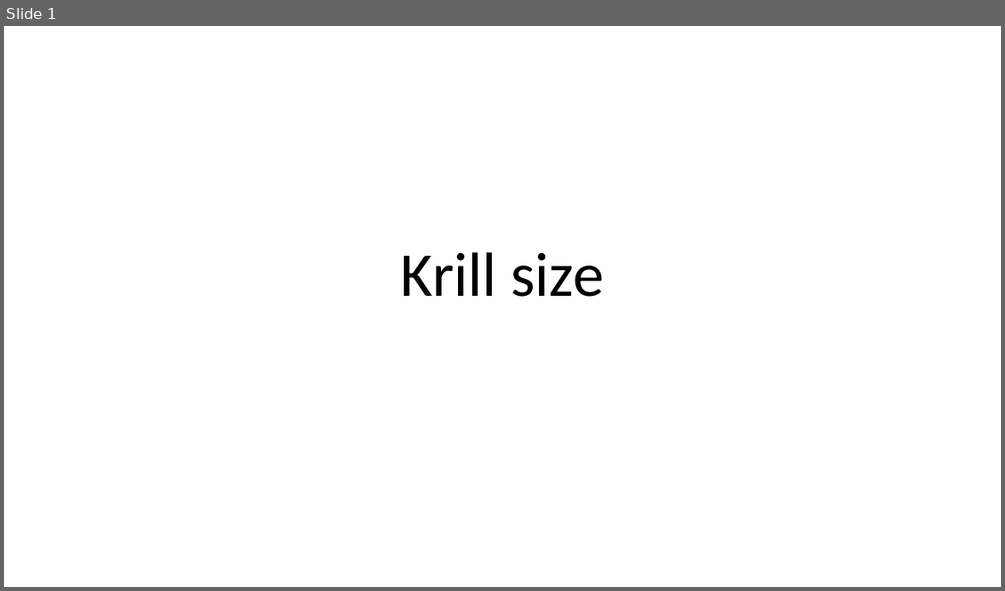
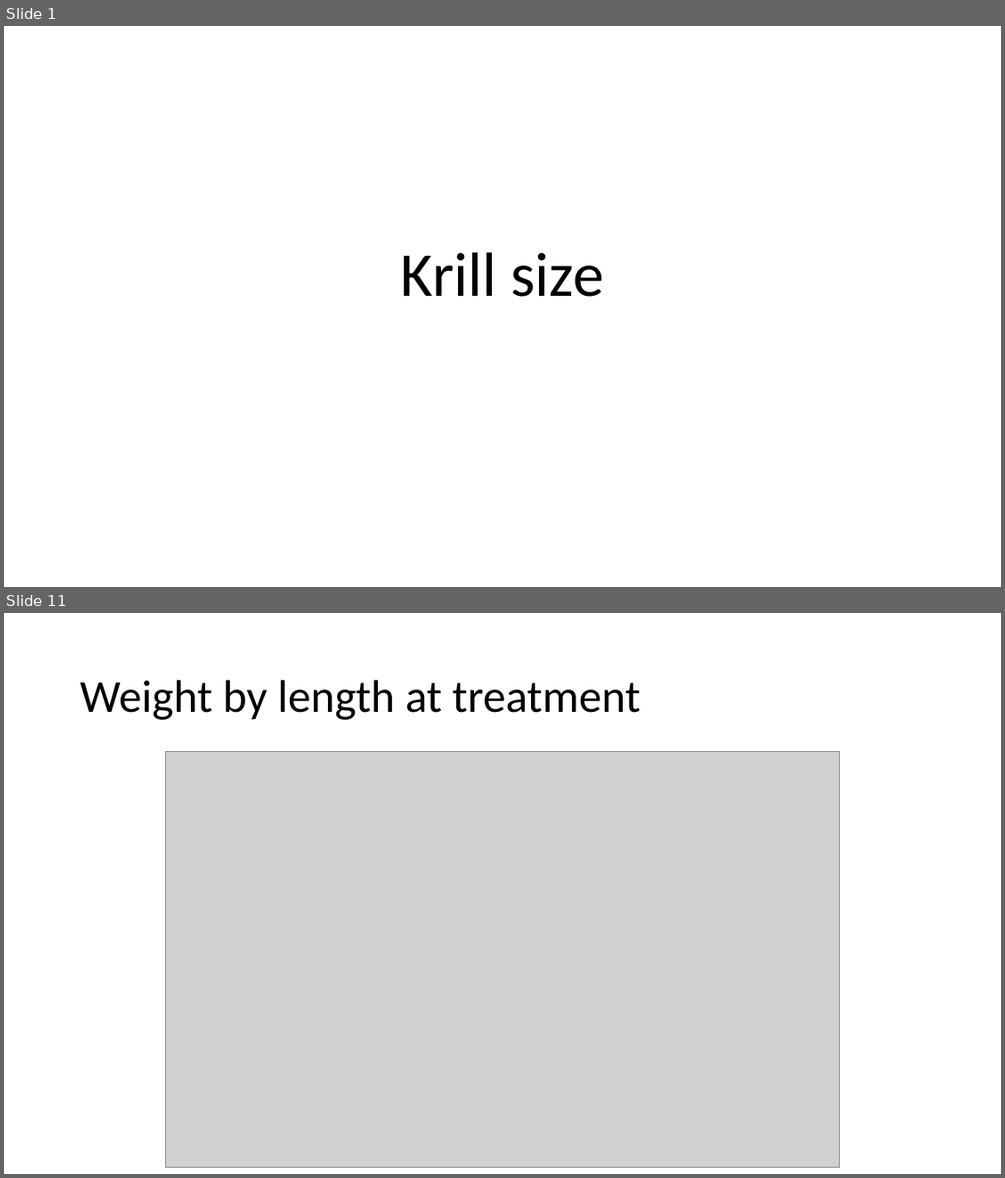
Before and after one commit to NWFSC-OA-lab/krill_size_2019, a slide deck: Krill size plots.pptx. Shown one above the other, each under a label of ours: slide 1 before the commit, slides 1 and 11 after it; the slides between them are not shown. The pictures are 1005x591 and 1005x1178 pixels, drawn with LibreOffice and Linux fonts; fonts in the diff are those of the drawing; grey boxes stand for pictures. Boxes give left, top, right and bottom in pixels: in the first picture for what was removed or moved away, otherwise in the second. Text is boxed around its words. In the diff, an @@ line names an element or a change of style, - is before the commit and + after.

```diff
--- a/Krill size plots.pptx
+++ b/Krill size plots.pptx
@@ slide 11 added at [4,613,1001,1174], background #FFFFFF @@
@@ title added at [80,680,640,720], 44 pt, text #000000 @@
+Weight by length at treatment
@@ picture added at [165,751,840,1167] @@
```
Also in this commit, not shown: 11 slides changed, 10 other slides added, 4 other files.
